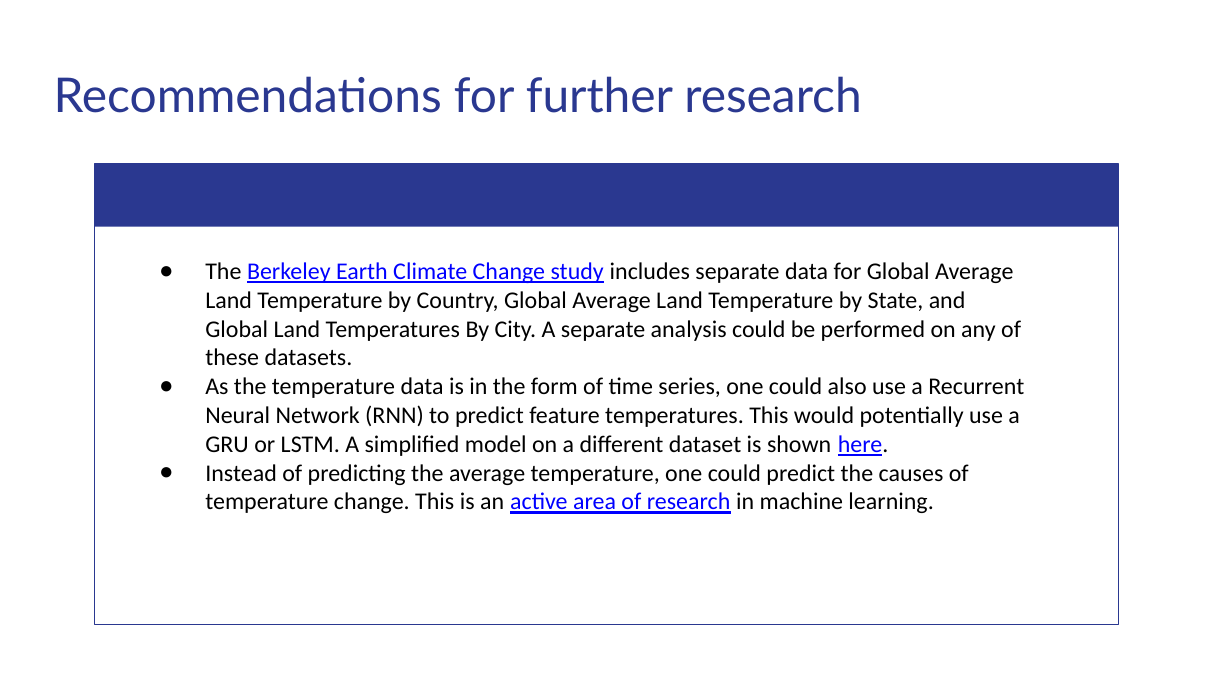
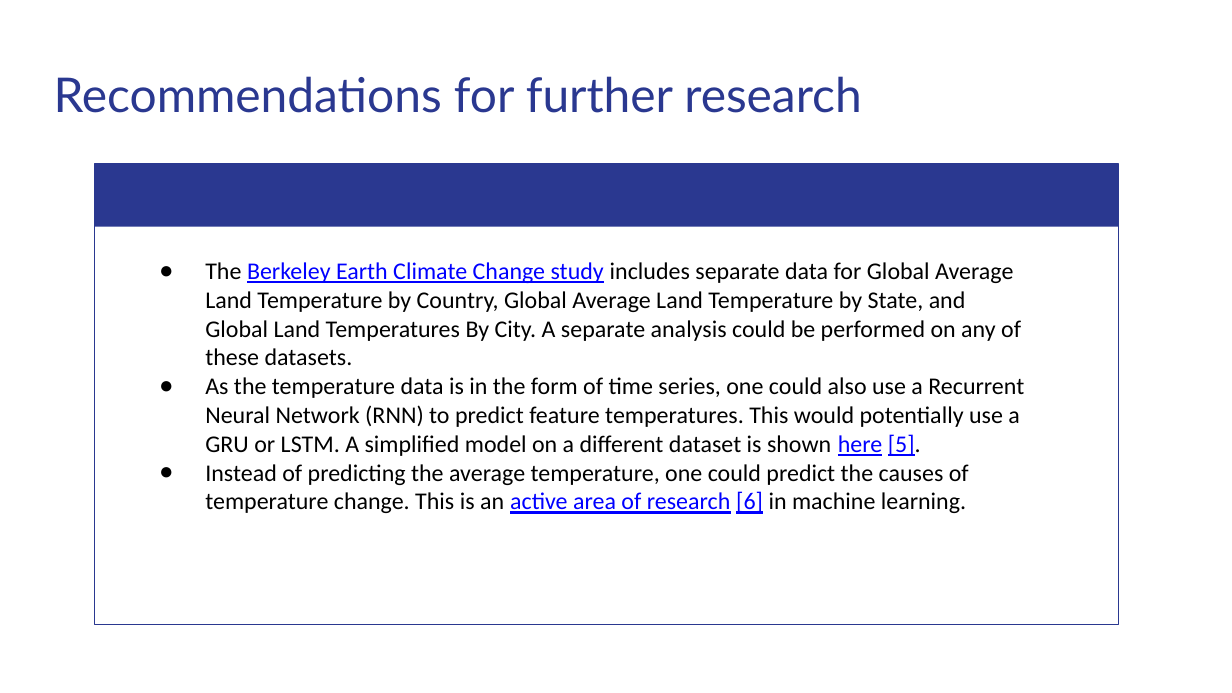
Before and after one commit to matthewshawnkehoe/Data-Science-Projects, a slide deck: slide 27 of Capstone Projects/Capstone_Two_Supervised_ML/Predicting_Temperature_Change.pptx. Drawn at 1232x693 pixels with LibreOffice and Linux fonts; fonts in the diff are those of the drawing. Boxes give left, top, right and bottom in pixels: in the first picture for what was removed or moved away, otherwise in the second. Text is boxed around its words. In the diff, an @@ line names an element or a change of style, - is before the commit and + after.

```diff
--- a/Capstone Projects/Capstone_Two_Supervised_ML/Predicting_Temperature_Change.pptx
+++ b/Capstone Projects/Capstone_Two_Supervised_ML/Predicting_Temperature_Change.pptx
@@ text at (x1=205, y1=377, x2=1024, y2=514): text changed @@
-● As the temperature data is in the form of time series, one could also use a Recurrent Neural Network (RNN) to predict feature temperatures. This would potentially use a GRU or LSTM. A simplified model on a different dataset is shown here.
-● Instead of predicting the average temperature, one could predict the causes of temperature change. This is an active area of research in machine learning.
+● As the temperature data is in the form of time series, one could also use a Recurrent Neural Network (RNN) to predict feature temperatures. This would potentially use a GRU or LSTM. A simplified model on a different dataset is shown here [5].
+● Instead of predicting the average temperature, one could predict the causes of temperature change. This is an active area of research [6] in machine learning.
```
Also in this commit, not shown: 4 other slides changed, 2 slides added.
